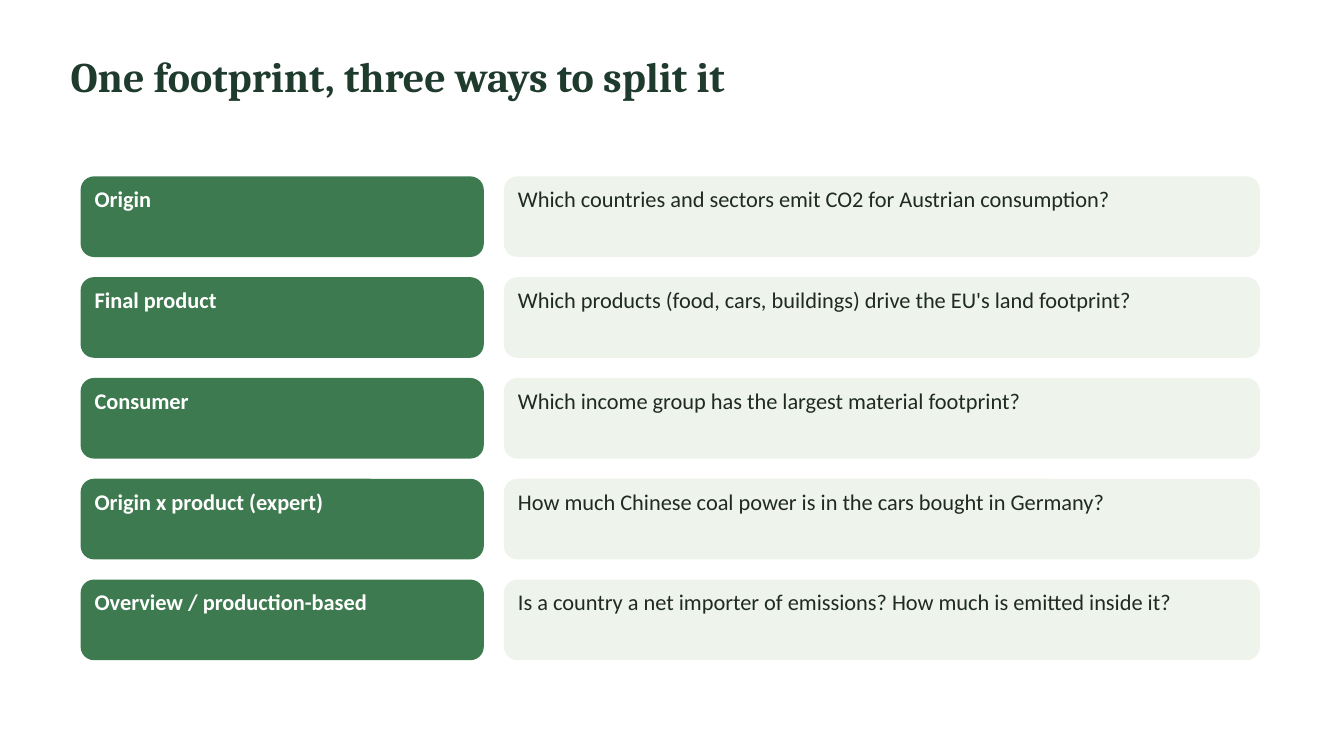
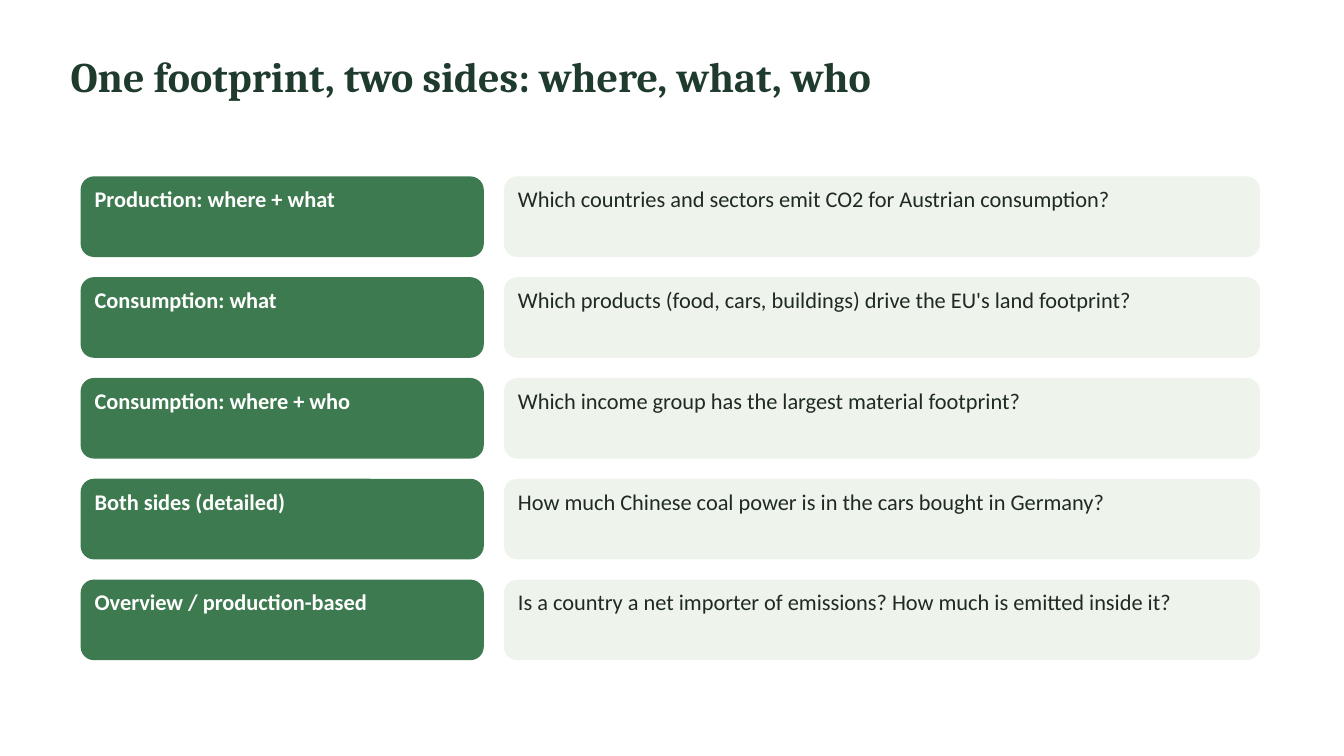
Before and after one commit to Hanspeter85/GLORIApp, a slide deck: slide 8 of docs/GLORIApp_intro.pptx. Drawn at 1344x756 pixels with LibreOffice and Linux fonts; fonts in the diff are those of the drawing. Boxes give left, top, right and bottom in pixels: in the first picture for what was removed or moved away, otherwise in the second. Text is boxed around its words. In the diff, an @@ line names an element or a change of style, - is before the commit and + after.

```diff
--- a/docs/GLORIApp_intro.pptx
+++ b/docs/GLORIApp_intro.pptx
@@ text at bbox=[71, 62, 871, 101]: text changed @@
-One footprint, three ways to split it
+One footprint, two sides: where, what, who
@@ text at bbox=[95, 191, 335, 207]: text changed @@
-Origin
+Production: where + what
@@ text at bbox=[95, 292, 277, 312]: text changed @@
-Final product
+Consumption: what
@@ text at bbox=[95, 393, 350, 413]: text changed @@
-Consumer
+Consumption: where + who
@@ text at bbox=[95, 493, 285, 513]: text changed @@
-Origin x product (expert)
+Both sides (detailed)
```
Also in this commit, not shown: 1 other slide changed, 12 other files.
